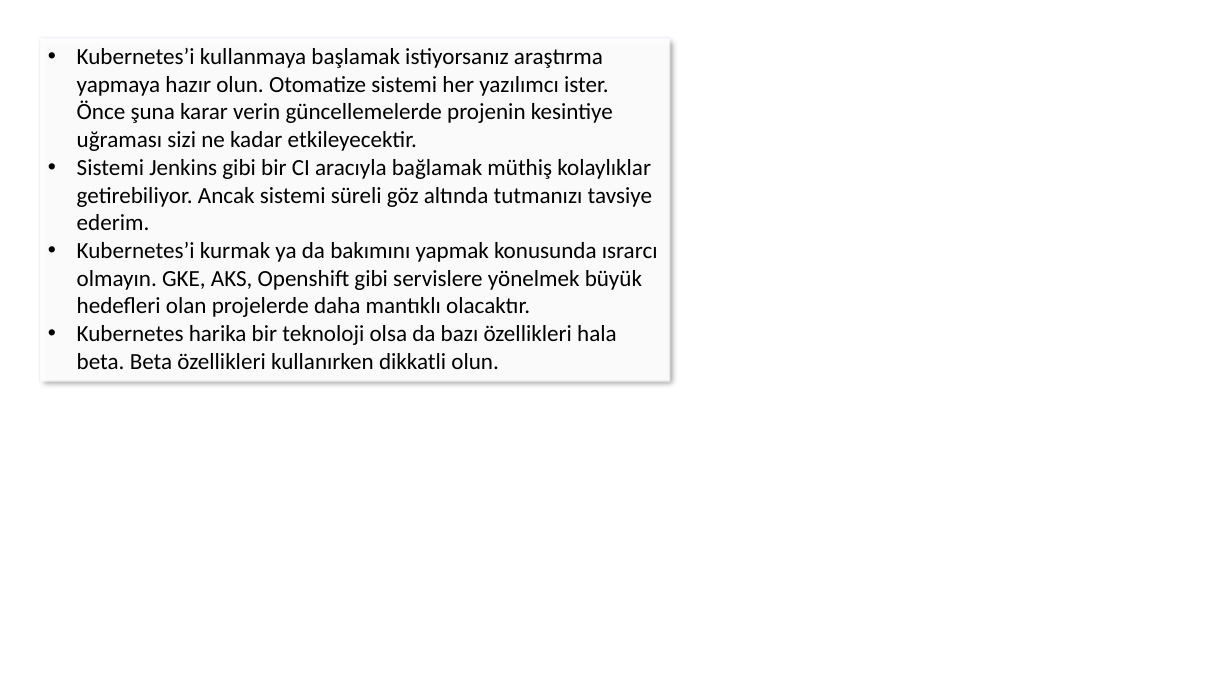
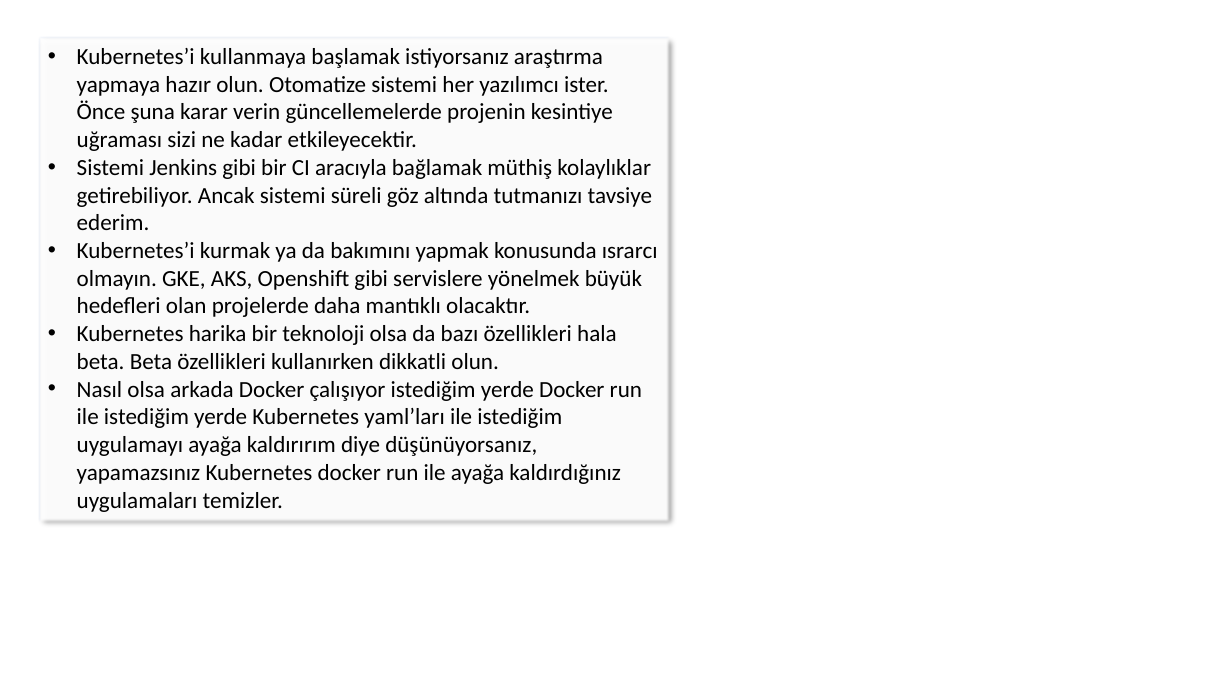
Before and after one commit to halibrahim/kubernetes, a slide deck: slide 7 of Kubernetes Sunum.pptx. Drawn at 1232x693 pixels with LibreOffice and Linux fonts; fonts in the diff are those of the drawing; background and template pictures are left out. Boxes give left, top, right and bottom in pixels: in the first picture for what was removed or moved away, otherwise in the second. Text is boxed around its words. In the diff, an @@ line names an element or a change of style, - is before the commit and + after.

Commit message:
Sunuma yeni best practice eklendi

```diff
--- a/Kubernetes Sunum.pptx
+++ b/Kubernetes Sunum.pptx
@@ rectangle "Kubernetes’i kullanmaya başlamak istiyorsanız araştırma ...": place and size @@
-rectangle "Kubernetes’i kullanmaya başlamak istiyorsanız araştırma ..." at [39,37,671,383]
+rectangle "Kubernetes’i kullanmaya başlamak istiyorsanız araştırma ..." at [39,37,671,522]
@@ text in rectangle at [77,381,642,512]: paragraph added @@
+• Nasıl olsa arkada Docker çalışıyor istediğim yerde Docker run ile istediğim yerde Kubernetes yaml’ları ile istediğim uygulamayı ayağa kaldırırım diye düşünüyorsanız, yapamazsınız Kubernetes docker run ile ayağa kaldırdığınız uygulamaları temizler.
```
